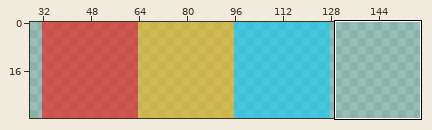
Edited in one commit: sprite sheet (assets/sprites/tilemap.png). The picture above shows the old version from afar; the outline marks the close-up.
Close-up. Old version:
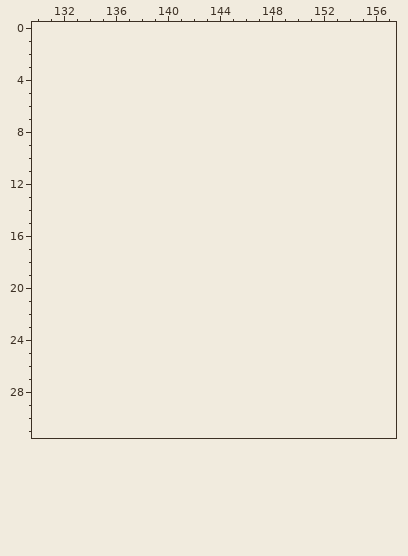
The file is 128x32 pixels. Shown: x 130..157, y 0..31. The old version is drawn lined up with the new one, on the new canvas. The wide view leaves out empty margins.
Palette (. is transparent): 
After:
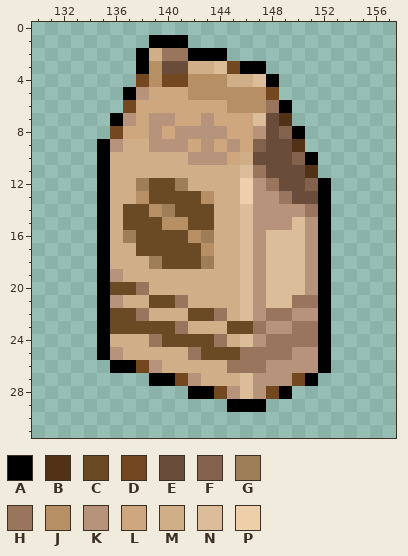
Colours new in this view: A #000000  B #513217  C #694a24  D #734720  E #694c3a  F #82614d  G #9e7e58  H #99755e  J #b78f65  K #b7937c  L #cea77e  M #cfae88  N #dbbd9a  P #edcfac
Change:
canvas 128x32 -> 320x32
Changed rows in their new state; - is an unchanged pixel.
first column x 135:
 1 ----AAA-----------
 2 ---AMHHAAA--------
 3 ---AJEEMMNDAA-----
 4 ---DJDDJJJMMNA----
 5 --AKLLLJJJJJJD----
 6 --DLLLLLLLJJJHA---
 7 -AKLKKLLKLLLNEB---
 8 -DLLKLKKKKLLKEFA--
 9 AKMMKKKLKLKLFEEB--
10 AMMMMMMKKKLMEEEFA-
11 AMMMMMMMMMMNHEEEB-
12 AMMGCCGMMMMPKHEEFA
13 AMMJCCCCJMMPKKHEEA
14 AMCCJGCCCMMNKKKKHA
15 AMCCCJJCCMMNKKKNKA
16 AMGCCCCJGMMNKNNNKA
17 AMMCCCCCJMMNKNNNKA
18 AMMMGCCCGMMNKNNNKA
19 AKMMMMMMMMMNKNNNKA
20 ACCHMMMMMMMNKNNNKA
21 AKMMCCHMMMMNKNNHHA
22 ACCHMMMCCHMNKHHKKA
23 ACCCCCHMMMCCHKKHHA
24 AMMMHCCCCHMNKHHHHA
25 AKMMMMMHCCCHHHHKKA
26 -AADKMMMMMHHHKKKKA
27 ----AADKMMMNKKKDA-
28 -------AADKNKDA---
29 ----------AAA-----
Pixel boxes of the changes (left, top, right, bottom) in both close-ups:
added: (97, 35, 331, 412)
